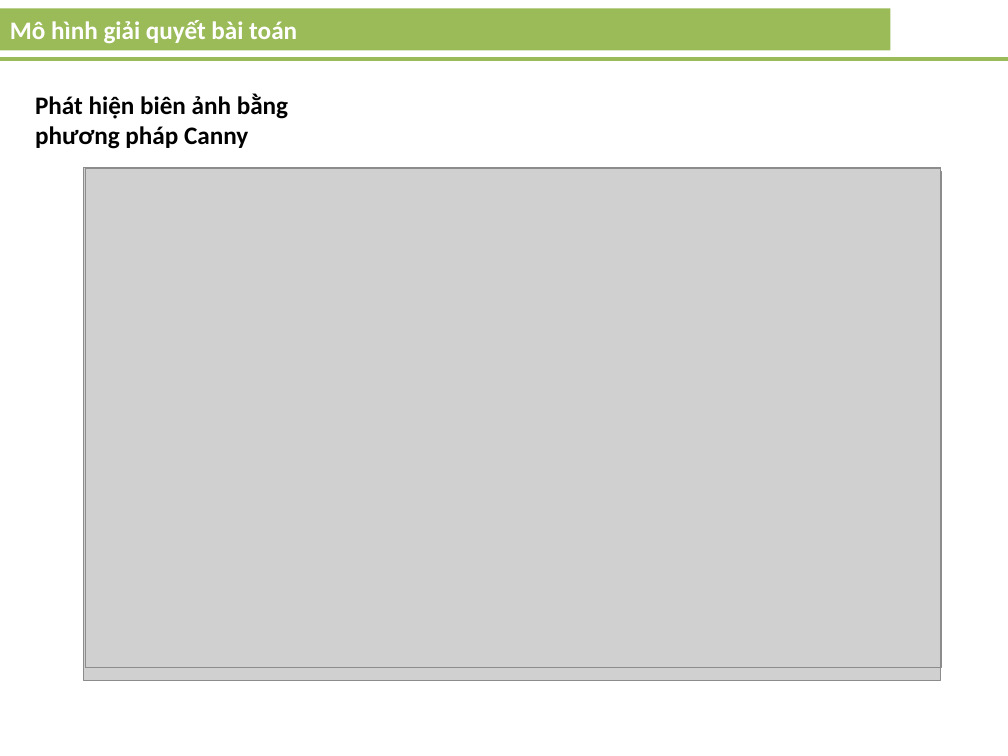
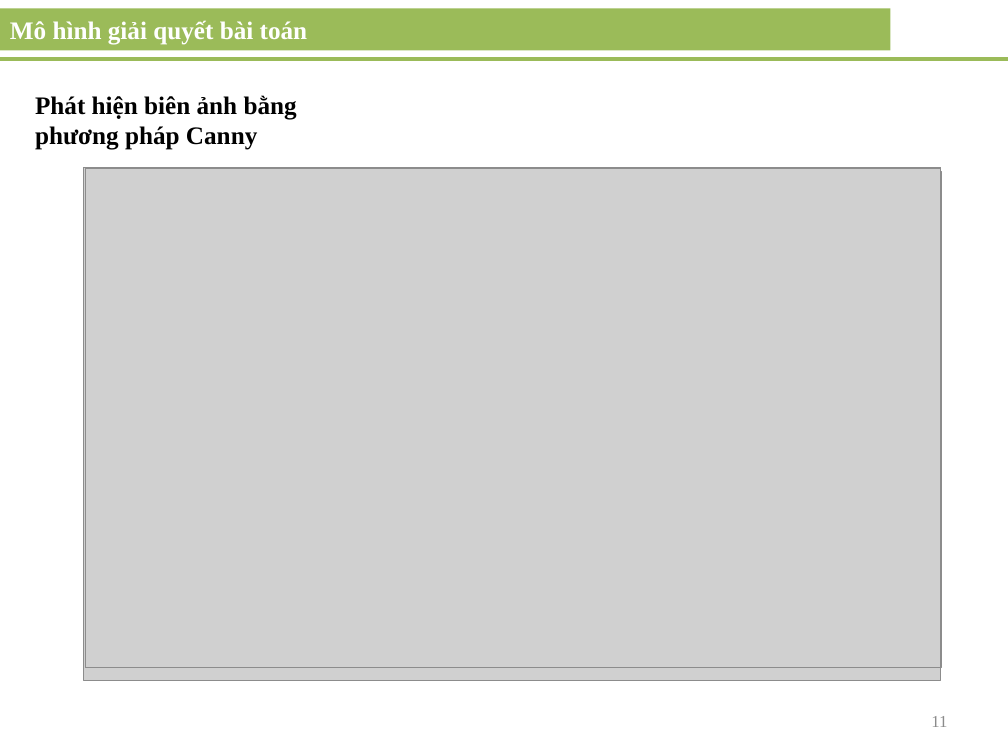
Before and after one commit to vniu/sign-traffic-recognition, a slide deck: slide 11 of doc/LuanVan.pptx (slide 10 before the commit). Drawn at 1008x756 pixels with LibreOffice and Linux fonts; fonts in the diff are those of the drawing; grey boxes stand for pictures. Boxes give left, top, right and bottom in pixels: in the first picture for what was removed or moved away, otherwise in the second. Text is boxed around its words. In the diff, an @@ line names an element or a change of style, - is before the commit and + after.

```diff
--- a/doc/LuanVan.pptx
+++ b/doc/LuanVan.pptx
@@ rectangle "Mô hình giải quyết bài ..." at <box>0,8,890,50</box>: font Calibri to Times New Roman @@
@@ text "Phát hiện biên ảnh bằng ..." at <box>35,95,297,150</box>: font Calibri to Times New Roman @@
@@ page number added at <box>931,716,947,727</box>, 12 pt, text #8C8C8C @@
+11
```
Also in this commit, not shown: 14 other slides changed, 4 slides added, 1 other file.
